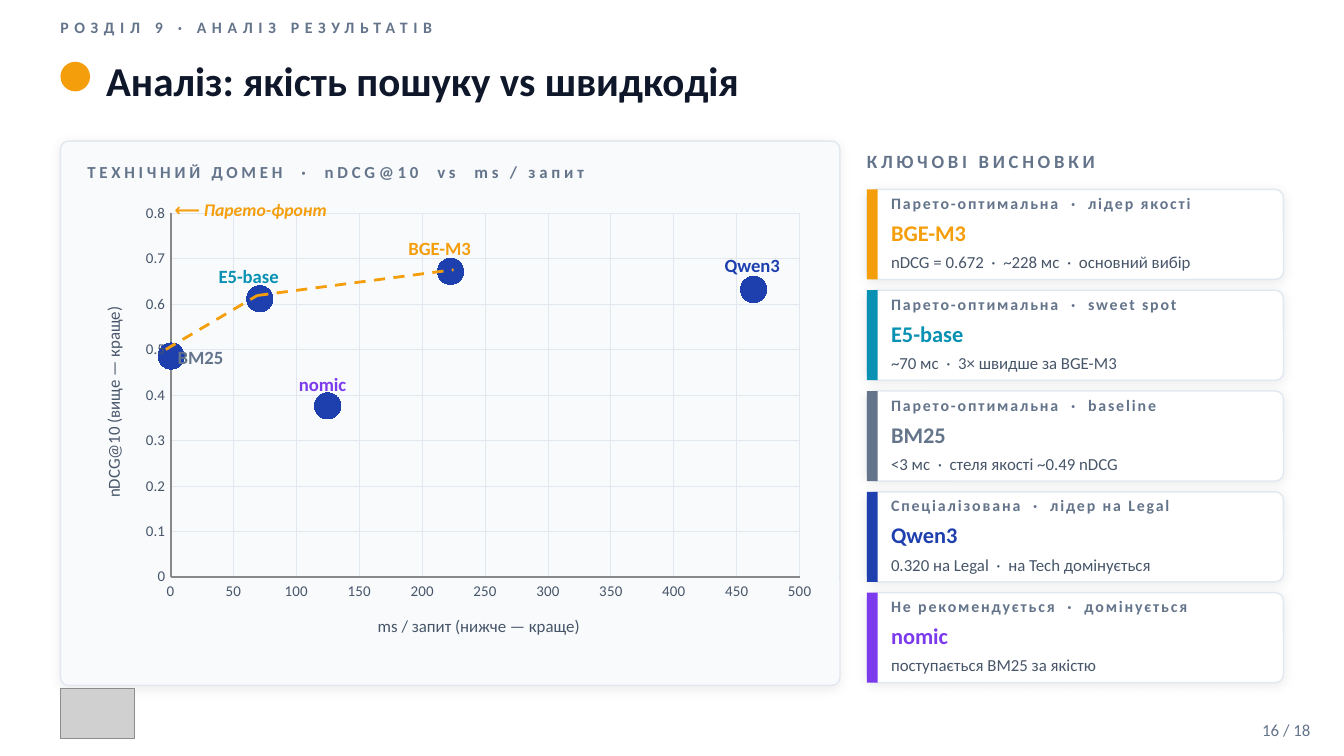
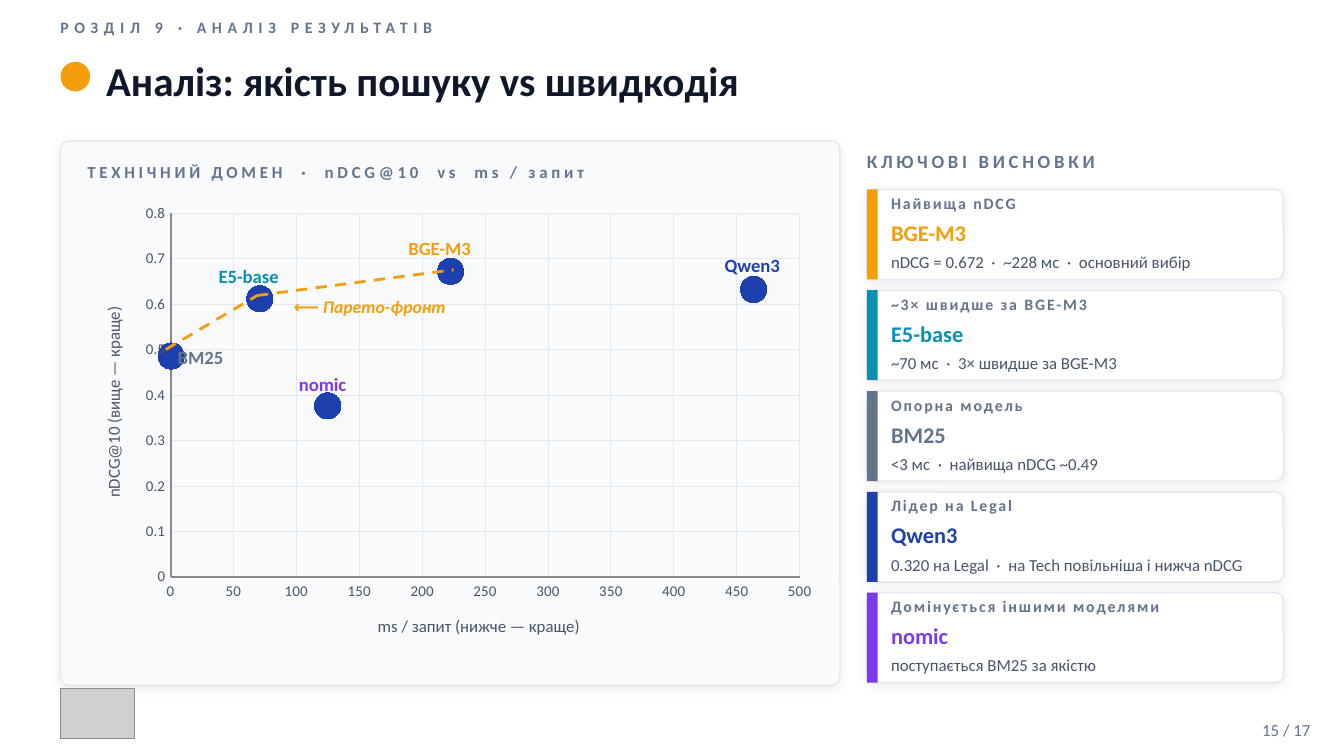
Before and after one commit to vitaliinnest/2026_M_PI_IPZ-24-1_Nesterenko_V_V, a slide deck: slide 15 of 2026_М_ПІ_ІПЗ-24-1_Нестеренко_В_В/2026_М_ПІ_ІПЗм-24-1_Нестеренко_В_В.pptx (slide 16 before the commit). Drawn at 1344x756 pixels with LibreOffice and Linux fonts; fonts in the diff are those of the drawing; grey boxes stand for pictures. Boxes give left, top, right and bottom in pixels: in the first picture for what was removed or moved away, otherwise in the second. Text is boxed around its words. In the diff, an @@ line names an element or a change of style, - is before the commit and + after.

```diff
--- a/2026_М_ПІ_ІПЗ-24-1_Нестеренко_В_В/2026_М_ПІ_ІПЗм-24-1_Нестеренко_В_В.pptx
+++ b/2026_М_ПІ_ІПЗ-24-1_Нестеренко_В_В/2026_М_ПІ_ІПЗм-24-1_Нестеренко_В_В.pptx
@@ text at (891,198,1015,212): text changed @@
-Парето-оптимальна · лідер якості
+Найвища nDCG
@@ text "⟵ Парето-фронт": place and size @@
-text "⟵ Парето-фронт" at (204,204,327,219)
+text "⟵ Парето-фронт" at (323,301,446,316)
@@ text at (901,299,909,310): text changed @@
-Парето-оптимальна · sweet spot
+~3× швидше за BGE-M3
@@ text at (891,400,1022,414): text changed @@
-Парето-оптимальна · baseline
+Опорна модель
@@ text at (891,458,1098,473): text changed @@
-<3 мс · стеля якості ~0.49 nDCG
+<3 мс · найвища nDCG ~0.49
@@ text at (891,500,1169,514): text changed @@
-Спеціалізована · лідер на Legal
+Лідер на Legal
@@ text at (891,559,1243,574): text changed @@
-0.320 на Legal · на Tech домінується
+0.320 на Legal · на Tech повільніша і нижча nDCG
@@ text at (891,601,1159,615): text changed @@
-Не рекомендується · домінується
+Домінується іншими моделями
@@ text at (1262,725,1310,736): text changed @@
-16 / 18
+15 / 17
```
Also in this commit, not shown: 15 other slides changed, 1 slide removed.
